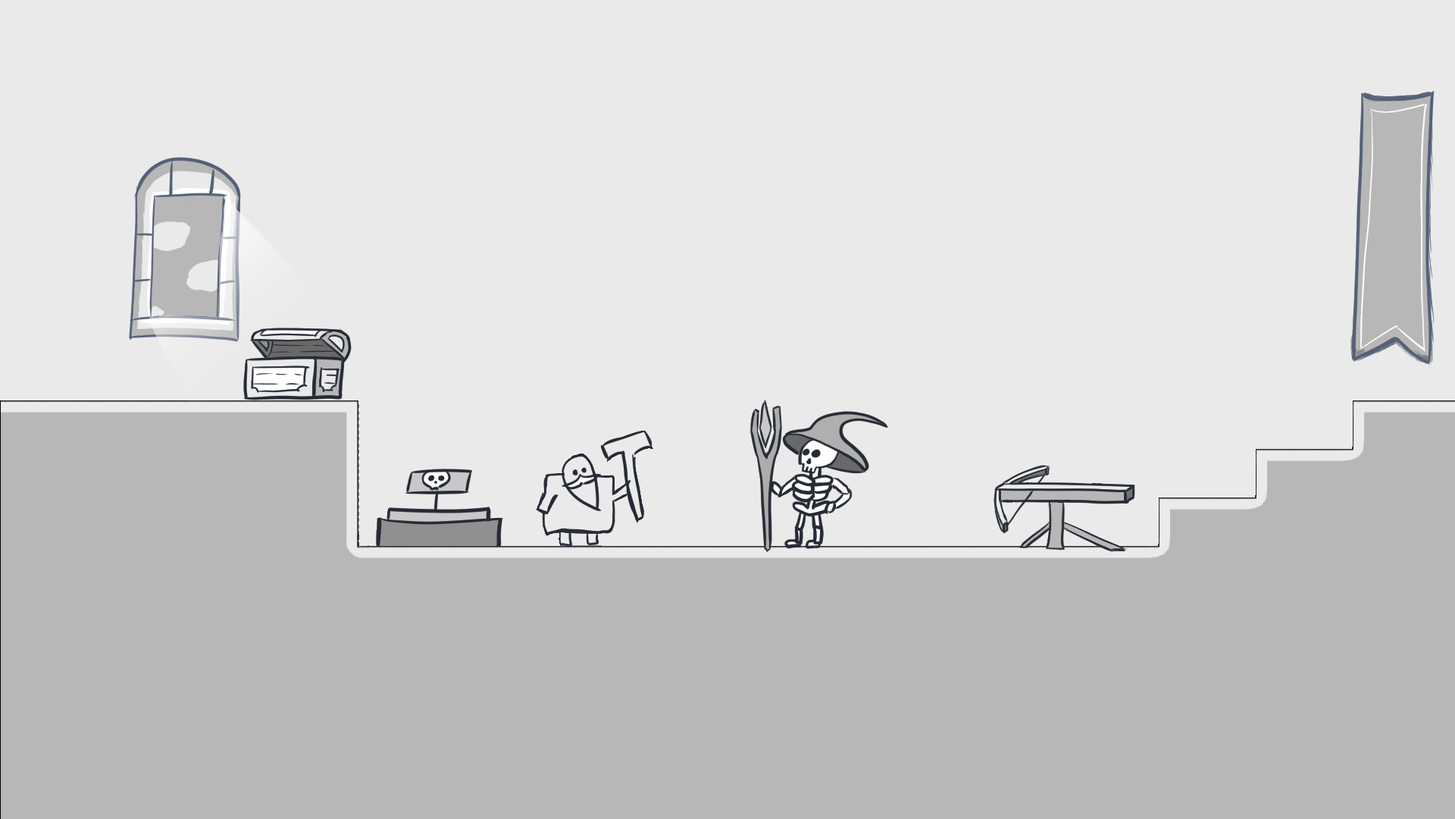
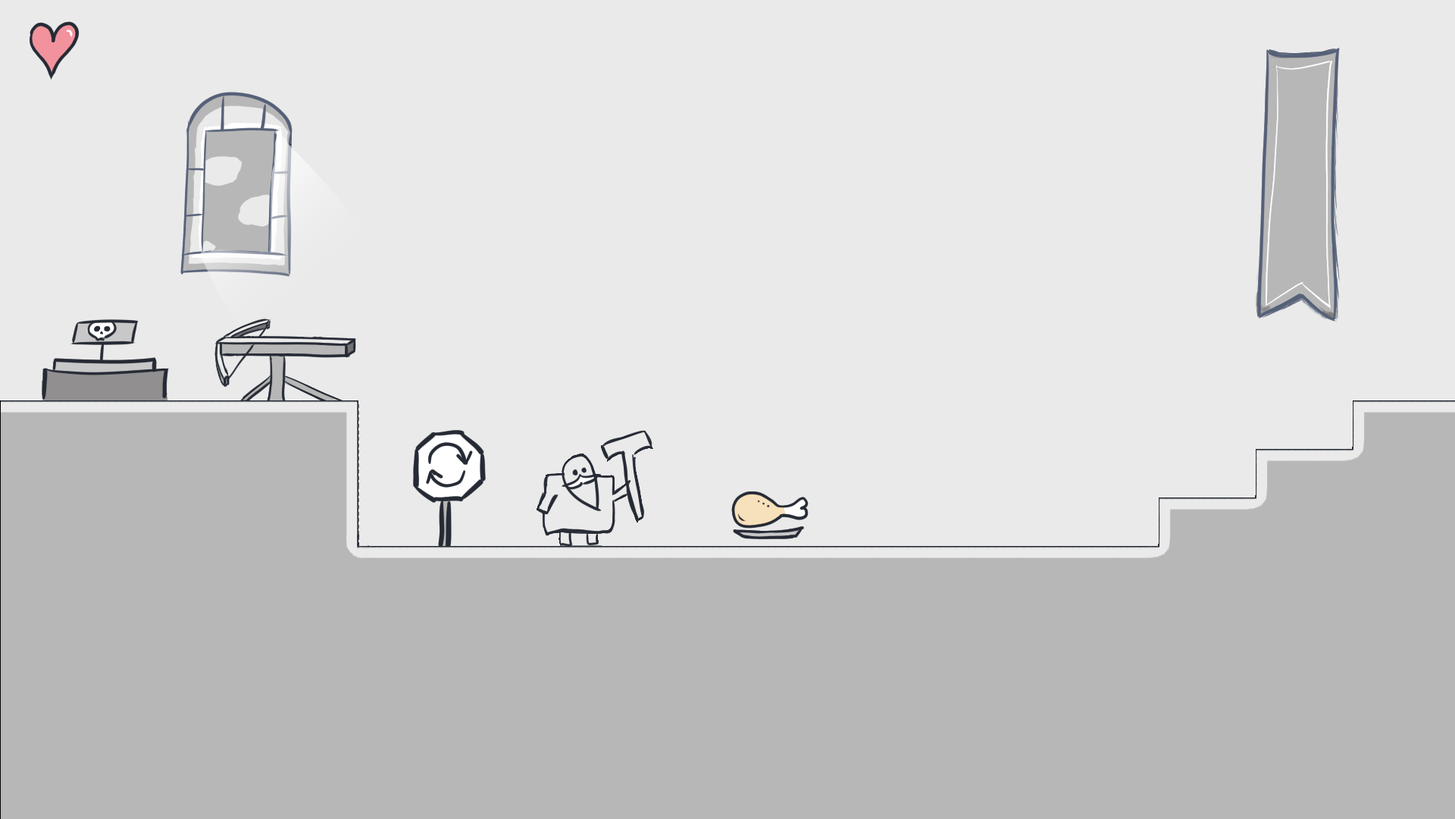
Comparing the layer stacks of the two (1455, 819) images. Changes:
renamed "03_tmp.png" to "map with character", moved it above "reset_sign", painted on it over bbox(29, 21, 1437, 552)
painted on "Background" over bbox(29, 21, 1437, 552)
